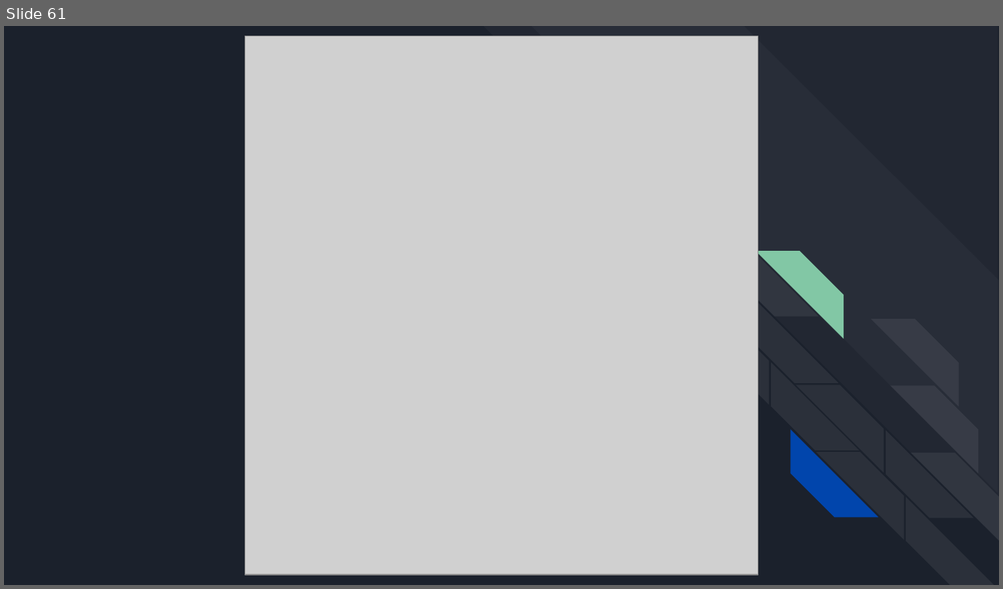
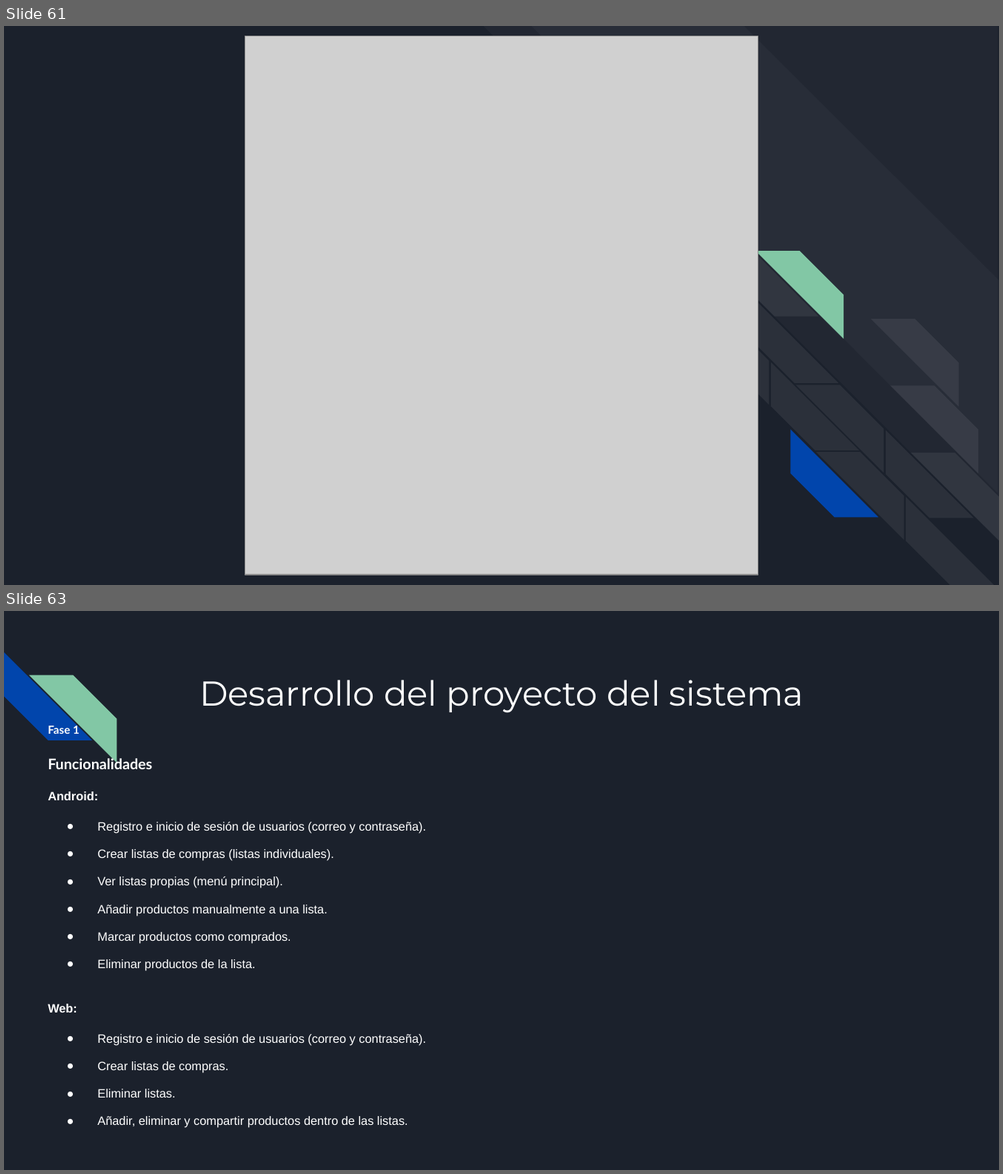
Before and after one commit to Antoniocorser/TFG-Antonio-Cordero, a slide deck: BuyNote.pptx. Shown one above the other, each under a label of ours: slide 61 before the commit, slides 61 and 63 after it; the slides between them are not shown. The pictures are 1003x589 and 1003x1174 pixels, drawn with LibreOffice and Linux fonts; fonts in the diff are those of the drawing; grey boxes stand for pictures. Boxes give left, top, right and bottom in pixels: in the first picture for what was removed or moved away, otherwise in the second. Text is boxed around its words. In the diff, an @@ line names an element or a change of style, - is before the commit and + after.

```diff
--- a/BuyNote.pptx
+++ b/BuyNote.pptx
@@ slide 63 added at (4, 611, 999, 1170), background #1B212C @@
@@ diag stripe added at (4, 652, 91, 741), fill #0145AC @@
@@ diag stripe added at (29, 675, 116, 762), fill #82C7A5 @@
@@ title added at (199, 680, 803, 713), 25 pt, text #FFFFFF @@
+Desarrollo del proyecto del sistema
@@ text added at (48, 724, 426, 1128), 8.8 pt, text #FFFFFF @@
+Fase 1
+Funcionalidades
+Android:
+● Registro e inicio de sesión de usuarios (correo y contraseña).
+● Crear listas de compras (listas individuales).
+● Ver listas propias (menú principal).
+● Añadir productos manualmente a una lista.
+● Marcar productos como comprados.
+● Eliminar productos de la lista.
+Web:
+● Registro e inicio de sesión de usuarios (correo y contraseña).
+● Crear listas de compras.
+● Eliminar listas.
+● Añadir, eliminar y compartir productos dentro de las listas.
```
Also in this commit, not shown: 3 slides changed, 15 other slides added, 1 other file.
